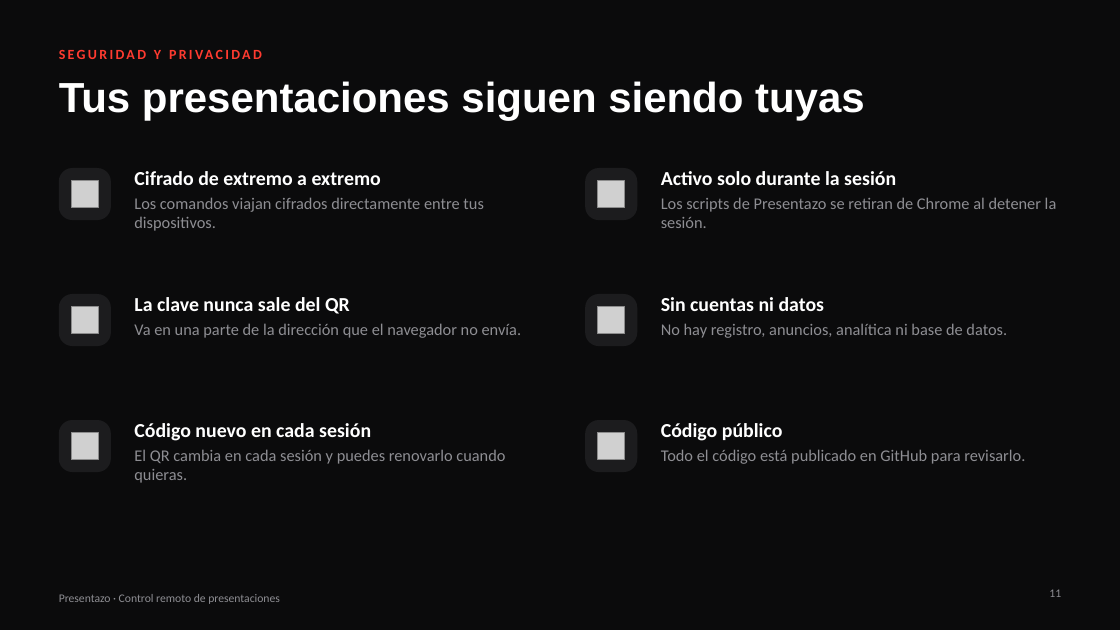
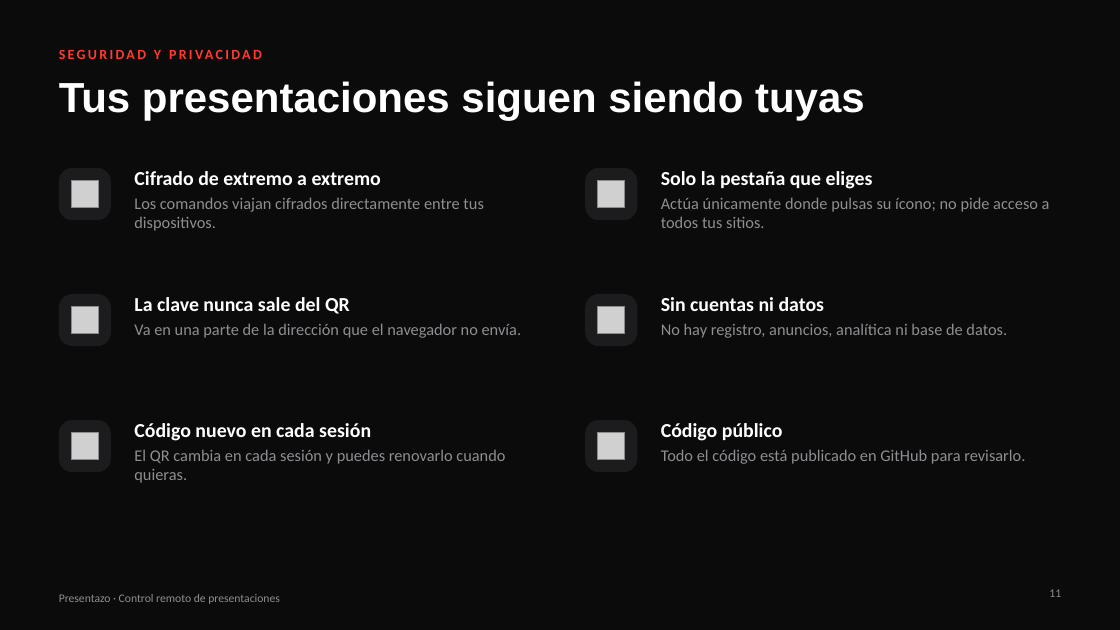
Before and after one commit to mjmc4498/mando, a slide deck: slide 11 of presentacion/mando.pptx. Drawn at 1120x630 pixels with LibreOffice and Linux fonts; fonts in the diff are those of the drawing; grey boxes stand for pictures. Boxes give left, top, right and bottom in pixels: in the first picture for what was removed or moved away, otherwise in the second. Text is boxed around its words. In the diff, an @@ line names an element or a change of style, - is before the commit and + after.

```diff
--- a/presentacion/mando.pptx
+++ b/presentacion/mando.pptx
@@ text at (661,171,1050,228): text changed @@
-Activo solo durante la sesión
-Los scripts de Presentazo se retiran de Chrome al detener la sesión.
+Solo la pestaña que eliges
+Actúa únicamente donde pulsas su ícono; no pide acceso a todos tus sitios.
```
Also in this commit, not shown: 17 other files.
